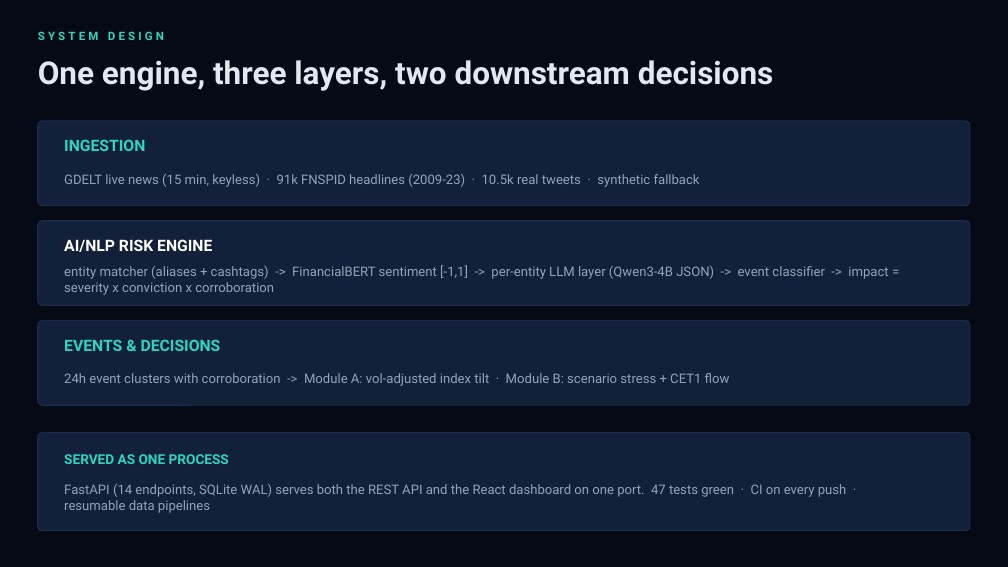
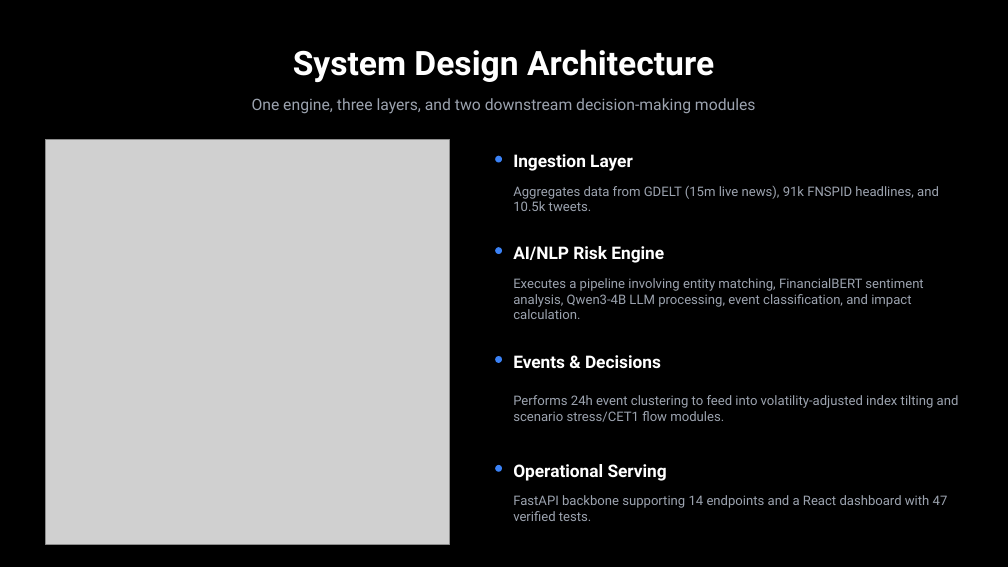
Before and after one commit to SachinGoyal94/TIET-SachinGoyal-Hackathon, a slide deck: slide 3 of docs/presentation.pptx. Drawn at 1008x567 pixels with LibreOffice and Linux fonts; fonts in the diff are those of the drawing; grey boxes stand for pictures. Boxes give left, top, right and bottom in pixels: in the first picture for what was removed or moved away, otherwise in the second. Text is boxed around its words. In the diff, an @@ line names an element or a change of style, - is before the commit and + after.

Commit message:
Redesign the deck to the branded dark style
Adopts the split-title layout with the official Campus Hackathon logo,
hero images on the content slides, a KPI stat grid for key results, and
the four-column limitations layout. Same verified numbers, cleaner text
than the reference deck (word-spacing glitches fixed).

```diff
--- a/docs/presentation.pptx
+++ b/docs/presentation.pptx
@@ background #050A14 to #000000 @@
@@ text at (293,49,714,82): text changed; size 11 to 32 pt; text colour #2DD4BF to #FFFFFF @@
-SYSTEM DESIGN
+System Design Architecture
@@ text at (252,98,756,114): text changed; size 30 to 15 pt; text colour #E2E8F0 to #9CA3AF; bold off @@
-One engine, three layers, two downstream decisions
+One engine, three layers, and two downstream decision-making modules
@@ rounded rectangle removed at (38,121,970,206) @@
@@ picture added at (45,140,450,544) @@
@@ ellipse added at (495,156,502,163), fill #3B82F6 @@
@@ text at (513,154,633,171): text changed; size 15 to 16.5 pt; text colour #2DD4BF to #FFFFFF @@
-INGESTION
+Ingestion Layer
@@ text at (513,186,939,211): text changed; text colour #94A3B8 to #9CA3AF @@
-GDELT live news (15 min, keyless) · 91k FNSPID headlines (2009-23) · 10.5k real tweets · synthetic fallback
+Aggregates data from GDELT (15m live news), 91k FNSPID headlines, and 10.5k tweets.
@@ rounded rectangle removed at (38,221,970,306) @@
@@ text removed at (64,265,888,295) @@
-entity matcher (aliases + cashtags) -> FinancialBERT sentiment [-1,1] -> per-entity LLM layer (Qwen3-4B JSON) -> event classifier -> impact = severity x conviction x corroboration
@@ ellipse added at (495,247,502,254), fill #3B82F6 @@
@@ text at (513,246,664,263): text changed; size 15 to 16.5 pt @@
-AI/NLP RISK ENGINE
+AI/NLP Risk Engine
@@ text added at (513,278,923,319), 12.5 pt, text #9CA3AF @@
+Executes a pipeline involving entity matching, FinancialBERT sentiment analysis, Qwen3-4B LLM processing, event classification, and impact calculation.
@@ rounded rectangle removed at (38,321,970,405) @@
@@ ellipse added at (495,356,502,363), fill #3B82F6 @@
@@ text at (513,355,661,368): text changed; size 15 to 16.5 pt; text colour #2DD4BF to #FFFFFF @@
-EVENTS & DECISIONS
+Events & Decisions
@@ text removed at (64,373,730,386) @@
-24h event clusters with corroboration -> Module A: vol-adjusted index tilt · Module B: scenario stress + CET1 flow
@@ text added at (513,395,959,422), 12.5 pt, text #9CA3AF @@
+Performs 24h event clustering to feed into volatility-adjusted index tilting and scenario stress/CET1 flow modules.
@@ rounded rectangle removed at (38,433,970,531) @@
@@ text removed at (64,454,229,464) @@
-SERVED AS ONE PROCESS
@@ ellipse added at (495,465,502,472), fill #3B82F6 @@
@@ text added at (513,464,667,481), 16.5 pt, text #FFFFFF, bold @@
+Operational Serving
@@ text removed at (64,484,847,513) @@
-FastAPI (14 endpoints, SQLite WAL) serves both the REST API and the React dashboard on one port. 47 tests green · CI on every push · resumable data pipelines
@@ text added at (513,495,948,521), 12.5 pt, text #9CA3AF @@
+FastAPI backbone supporting 14 endpoints and a React dashboard with 47 verified tests.
```
Also in this commit, not shown: 3 other slides changed, 3 slides added, 3 slides removed, 1 other file.
